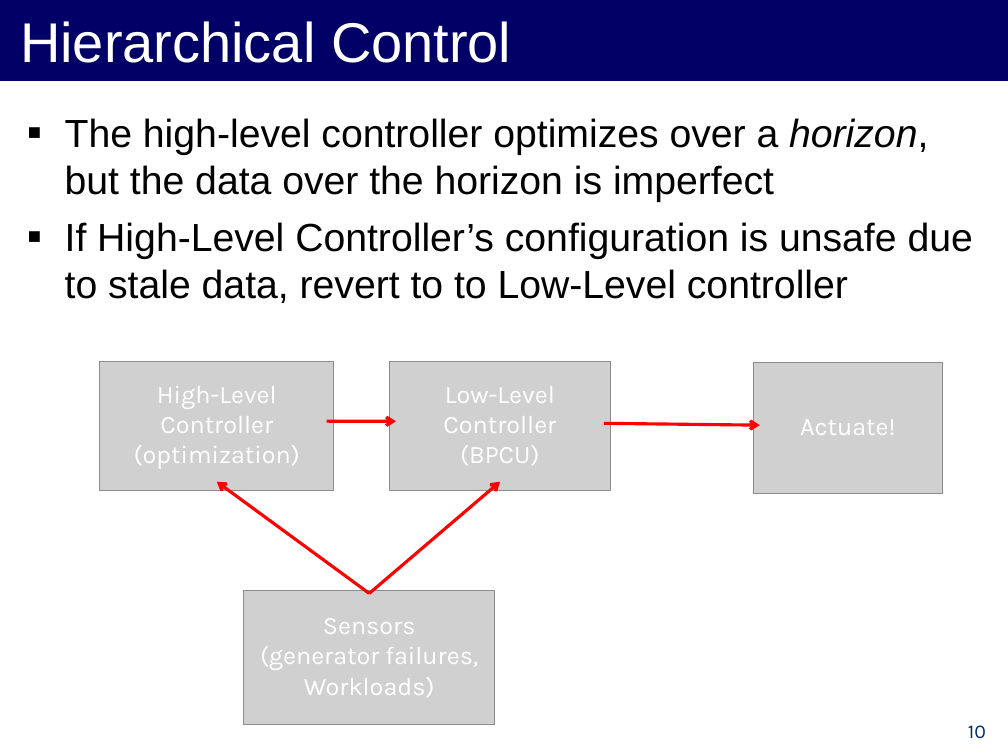
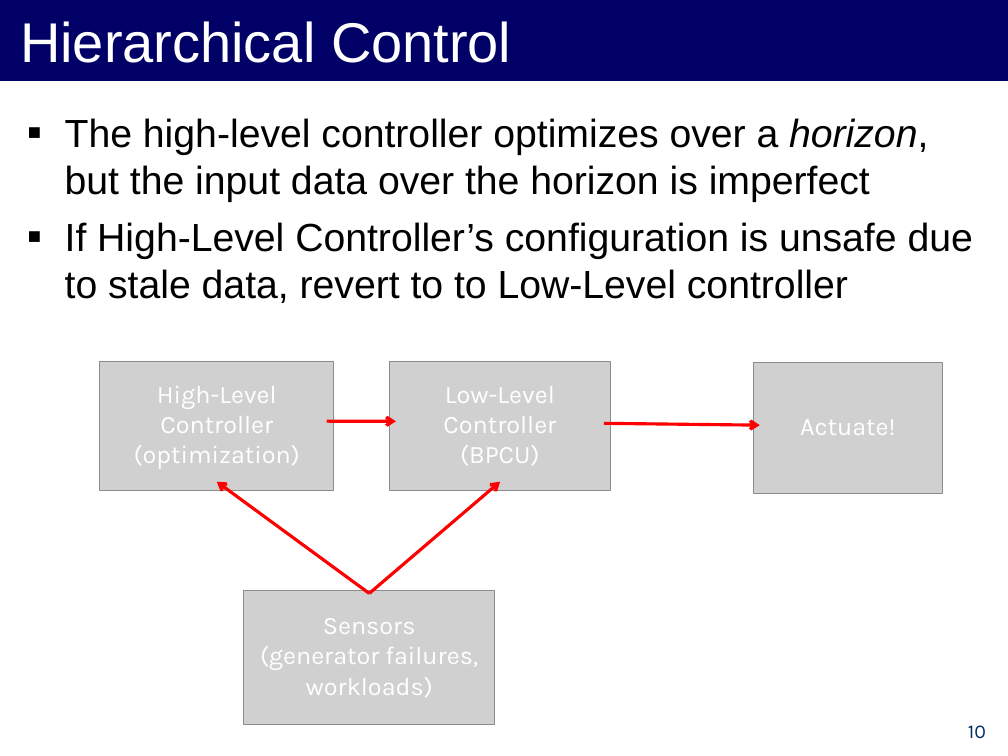
Before and after one commit to forresti/optimal_load_management, a slide deck: slide 10 of project/12-3-12_Presentation.ppt. Drawn at 1008x756 pixels with LibreOffice and Linux fonts; fonts in the diff are those of the drawing; grey boxes stand for pictures. Boxes give left, top, right and bottom in pixels: in the first picture for what was removed or moved away, otherwise in the second. Text is boxed around its words. In the diff, an @@ line names an element or a change of style, - is before the commit and + after.

```diff
--- a/project/12-3-12_Presentation.ppt
+++ b/project/12-3-12_Presentation.ppt
@@ text at <box>65,118,928,202</box>: text changed @@
-▪ The high-level controller optimizes over a horizon, but the data over the horizon is imperfect
+▪ The high-level controller optimizes over a horizon, but the input data over the horizon is imperfect
@@ text at <box>306,677,433,697</box>: text changed @@
-Workloads)
+workloads)
```
Also in this commit, not shown: 7 other slides changed.
